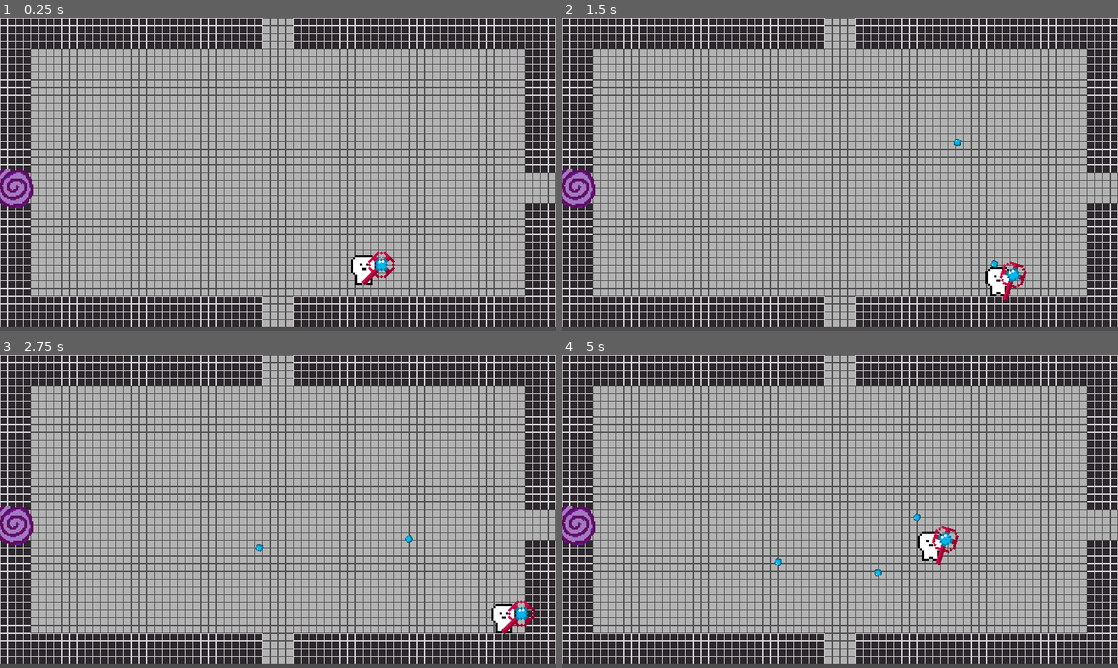
Above: before the commit, frames 1-4 (two rows, left to right).
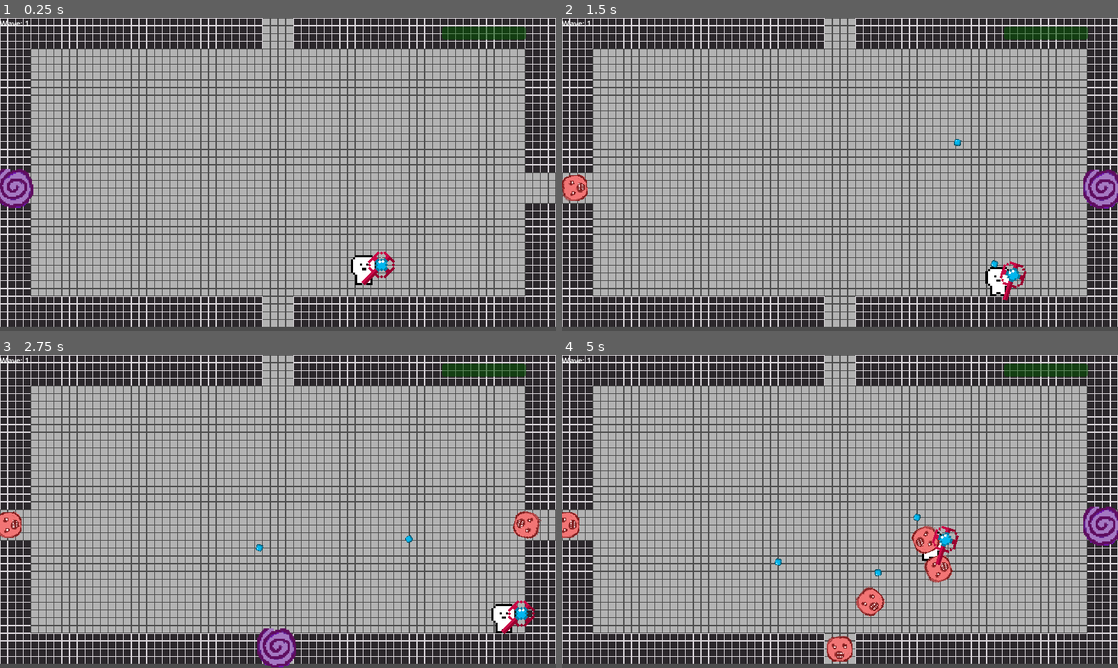
Above: after the commit, the same moments.

Repository: PlerbDraw/tony-nguyen-project
Game: Godot game, scene res://player_scenes/game.tscn
Two runs of this game, one before a commit and one after it. Both use one fixed random seed, a clock stepped at 60 frames per second and the inputs below. This scene is started directly instead of the project's main scene.
Inputs (mouse positions are in pixels of both pictures, inside the frame that each line leads up to):
- Up to frame 1 (0.25 s): no input
- Up to frame 2 (1.5 s): tap Enter at 0.5 s; move the mouse to (962, 158) at 0.52 s; hold Right (ui_right) 0.53-1.28 s; tap F (fire) at 0.6, 1.35 s; move the mouse to (728, 190) at 1.27 s; hold Down (ui_down) from 1.28 s (still down)
- Up to frame 3 (2.75 s): move the mouse to (333, 442) at 2.02 s; release Down (ui_down) at 2.03 s; hold Right (ui_right) from 2.03 s (still down); tap F (fire) at 2.1 s
- Up to frame 4 (5 s): move the mouse to (812, 574) at 2.77 s; release Right (ui_right) at 2.78 s; hold Up (ui_up) 2.78-3.53 s; tap F (fire) at 2.85, 3.6, 4.35 s; move the mouse to (1006, 558) at 3.52 s; hold Left (ui_left) from 3.53 s (still down); move the mouse to (673, 464) at 4.27 s

The runs differ from the first frame. In frame 1, 0.6% of the frame differs, in the area x 0-95%, y 0-7%; in frame 2, 2.0%; in frame 3, 2.4%; in frame 4, 3.3%, in the area x 0-100%, y 0-98%.
Error before the commit: Parse Error: Expected variable name after "var". (res://player_scenes/game.gd:13)

Commit message:
Player character and enemies

Diff:
--- a/tony-nguyen-game-project-2-month/enemy.gd
+++ b/tony-nguyen-game-project-2-month/enemy.gd
@@ -1,19 +1,33 @@
 extends CharacterBody2D
 
+var player: Node
+var speed: float = 200.0
+var dead: bool = false
+var health: int = 3
+@export var health_ui = Node
 
-var speed = 50
+
+
 var player_chase = false
-var player = null
 
-func _physics_process(delta):
+
+func _process(_delta: float) -> void:
+	if not player == null:
+		look_at(player.global_position)
+
+	velocity = Vector2(1, 0).rotated(rotation) * speed
+
+	move_and_slide()
+
+
+
+func _physics_process(_delta):
 	if player_chase:
 		position += (player.position - position)/speed
 
 
 
 
-func _process(delta):
-	global_position.y += speed * delta
 
 
 
@@ -27,9 +41,18 @@
 	player = body
 	player_chase = true
 
+func hit():
+	health -= 1
+	health_ui.value = health
+	health_ui.show()
+	if health <= 0:
+		dead = true
+		queue_free()
+	return dead
 
 
 
-func _on_detection_area_body_exited(body):
+
+func _on_detection_area_body_exited(_body):
 	player = null
 	player_chase = false
--- a/tony-nguyen-game-project-2-month/player_scenes/game.gd
+++ b/tony-nguyen-game-project-2-month/player_scenes/game.gd
@@ -2,20 +2,62 @@
 
 var enemy = preload("res://enemy.tscn")
 
-
-
+@export var enemy_scene: PackedScene
+@export var enemy_spawn: Node
+@export var wave_ui: Node
+@export var spawn_timer: Node
+@export var enemy_ui: Node
+#this is to export different assets and nodes into the game
+#allowing it to show different features like waves and health.
 
 
 var current_wave: int = 1
 var enemies_remaining: int
 var enemies_spawned: int = 0
 
-var
-var
-var
-var enemy_spawn_time
-var enemy_health
-var enemy_speed
+var new_enemy_count: int = 3
+var last_enemy_count: int = 2
+var wave_enemy_count:int = new_enemy_count + last_enemy_count
+var enemy_spawn_time: int = 4.0
+var enemy_health: int = 3
+var enemy_speed: float = 200.0
+
+
+func _ready() -> void:
+	wave_ui.text = "Wave: " + str(current_wave)
+	enemy_ui.text = "Enemies Remaining: " + str(wave_enemy_count)
+	enemies_remaining = wave_enemy_count
+	last_enemy_count = new_enemy_count
+	new_enemy_count = wave_enemy_count
+	#this is codes for the wave system that exists in the game.
+
+func update_enemy_ui() -> void:
+	enemies_remaining -= 1
+	enemy_ui.text = "Enemies Remaining: " + str(enemies_remaining)
+	if enemies_remaining <= 0:
+		_new_wave()
+#this is ui text to deliver information about the enemies remaining to player
+
+func _new_wave() -> void:
+	current_wave += 1
+	if current_wave % 3 == 0:
+		enemy_health
+		enemy_speed
+	if enemy_spawn_time > 1:
+		enemy_spawn_time -= 0.3
+	enemies_spawned = 0
+	wave_enemy_count = last_enemy_count + new_enemy_count
+	last_enemy_count = new_enemy_count
+	new_enemy_count = wave_enemy_count
+	enemies_remaining = wave_enemy_count
+	wave_ui.text = "Wave: " + str(current_wave)
+	enemy_ui.text = "Enemies Remaining: " + str(wave_enemy_count)
+	spawn_timer.start()
+	#this tells us that when the new wave starts, enemies stats are modified
+	#enemies gets faster, stronger and spawn more frequently.
+
+
+
 
 
 
--- a/tony-nguyen-game-project-2-month/player_scenes/game.tscn
+++ b/tony-nguyen-game-project-2-month/player_scenes/game.tscn
@@ -1,8 +1,9 @@
-[gd_scene load_steps=12 format=4 uid="uid://y4dfnv4sqvqe"]
+[gd_scene load_steps=14 format=4 uid="uid://y4dfnv4sqvqe"]
 
 [ext_resource type="Script" path="res://player_scenes/game.gd" id="1_1eb07"]
 [ext_resource type="Texture2D" uid="uid://bmo4711lj8e25" path="res://art/pixilart-drawing (2).png" id="1_wecq1"]
 [ext_resource type="PackedScene" uid="uid://bxluaup7558td" path="res://player_scenes/player_character.tscn" id="2_l5kdw"]
+[ext_resource type="PackedScene" uid="uid://brq3jy1aktli2" path="res://enemy.tscn" id="2_rhvsi"]
 [ext_resource type="Texture2D" uid="uid://c6o1havk4u5fh" path="res://art/pixilart-drawing (3).png" id="3_x3vw1"]
 [ext_resource type="PackedScene" uid="uid://bqji04vdj37kj" path="res://SpawnLocation.tscn" id="4_e5vq1"]
 
@@ -29,8 +30,14 @@
 [sub_resource type="RectangleShape2D" id="RectangleShape2D_x35b8"]
 size = Vector2(63, 256)
 
-[node name="Game" type="Node2D"]
+[sub_resource type="LabelSettings" id="LabelSettings_175ln"]
+
+[node name="Game" type="Node2D" node_paths=PackedStringArray("wave_ui", "spawn_timer", "enemy_ui")]
 script = ExtResource("1_1eb07")
+enemy_scene = ExtResource("2_rhvsi")
+wave_ui = NodePath("CanvasGroup/wave_ui")
+spawn_timer = NodePath("SpawnTimer")
+enemy_ui = NodePath("CanvasGroup/enemies_ui")
 
 [node name="TileMapLayer" type="TileMapLayer" parent="."]
 tile_map_data = PackedByteArray("AAAAAAAAAAAAAAAAAAAAAAEAAAAAAAAAAAAAAAIAAAAAAAAAAAAAAAMAAAAAAAAAAAAAAAQAAAAAAAAAAAAAAA …(46000 unchanged characters)…
@@ -98,10 +105,31 @@
 [node name="SpawnLocation" parent="." instance=ExtResource("4_e5vq1")]
 position = Vector2(30, 354)
 
-[node name="CanvasGroup" type="CanvasGroup" parent="."]
+[node name="CanvasGroup" type="CanvasLayer" parent="."]
 
-[node name="Label" type="Label" parent="."]
+[node name="score_label" type="Label" parent="CanvasGroup"]
 offset_right = 40.0
 offset_bottom = 23.0
 
+[node name="wave_ui" type="Label" parent="CanvasGroup"]
+offset_right = 40.0
+offset_bottom = 23.0
+
+[node name="enemies_ui" type="Label" parent="CanvasGroup"]
+offset_left = -56.0
+offset_top = -47.0
+offset_bottom = -6.0
+label_settings = SubResource("LabelSettings_175ln")
+
+[node name="player_health" type="ProgressBar" parent="CanvasGroup"]
+modulate = Color(0.14245, 0.74, 0.111, 1)
+self_modulate = Color(0.0676667, 0.58, 0, 1)
+offset_left = 916.0
+offset_top = 18.0
+offset_right = 1090.0
+offset_bottom = 45.0
+value = 100.0
+fill_mode = 1
+show_percentage = false
+
 [connection signal="timeout" from="SpawnTimer" to="." method="_on_SpawnTimer_timeout"]
